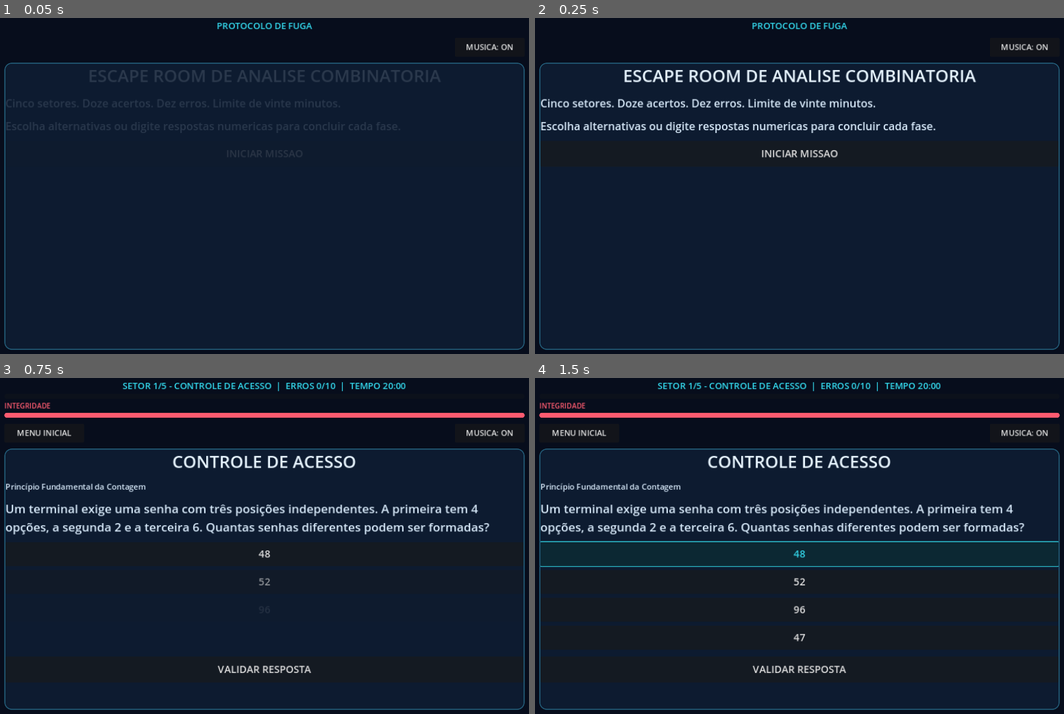
Above: before the commit, frames 1-4 (two rows, left to right).
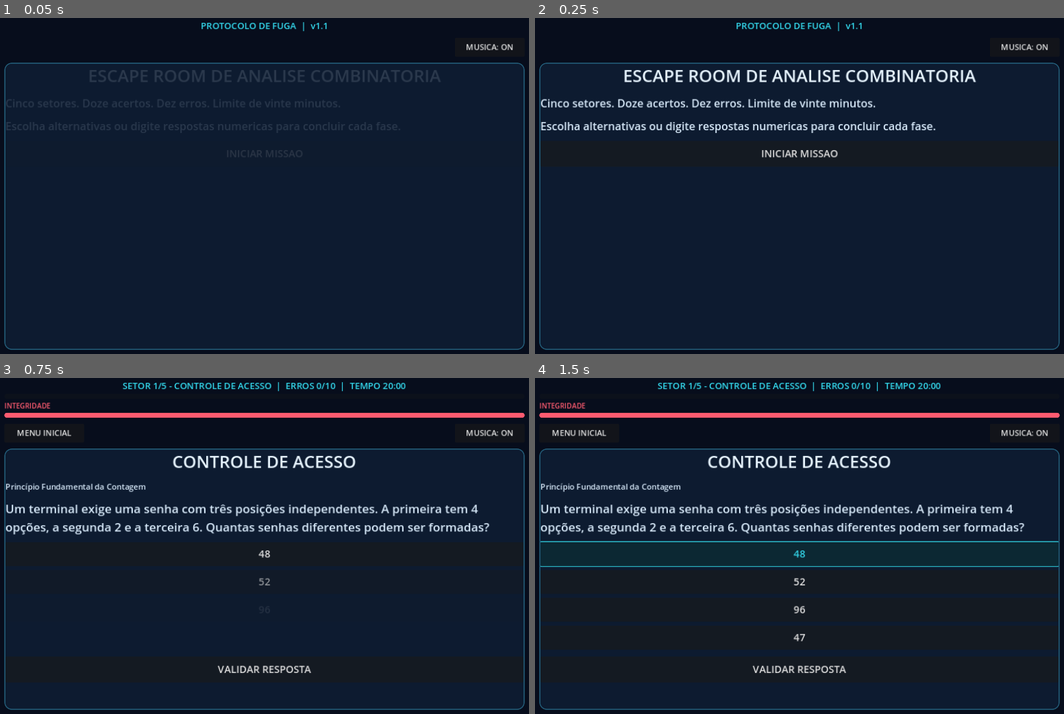
Above: after the commit, the same moments.

Repository: ettoremari/protocolo-de-fuga
Game: Godot game, scene res://main.tscn
Two runs of this game, one before a commit and one after it. Both use one fixed random seed, a clock stepped at 60 frames per second and the inputs below. Video files are missing from this copy of the repository; at most half a second of black plays in their place.
Inputs:
- Up to frame 1 (0.05 s): no input
- Up to frame 2 (0.25 s): no input
- Up to frame 3 (0.75 s): click "INICIAR MISSAO" at 0.5 s
- Up to frame 4 (1.5 s): click "48" at 1.25 s

The runs differ from the first frame. In frame 1, 0.3% of the frame differs, in the area x 38-62%, y 1-5%; in frame 2, 0.3%; in frame 3, nothing differs; in frame 4, nothing differs.

Commit message:
chore: set application version 1.1
Co-authored-by: copilot-swe-agent[bot] <198982749+Copilot@users.noreply.github.com>

Diff:
--- a/project.godot
+++ b/project.godot
@@ -6,6 +6,7 @@
 [application]
 
 config/name="Protocolo de Fuga"
+config/version="1.1"
 run/main_scene="res://main.tscn"
 config/icon="res://assets/icon.png"
 
--- a/scripts/main.gd
+++ b/scripts/main.gd
@@ -457,7 +457,7 @@
 	health_label.visible = false
 	top_row.visible = true
 	_clear_content()
-	status_label.text = "PROTOCOLO DE FUGA"
+	status_label.text = "PROTOCOLO DE FUGA  |  v1.1"
 	progress.value = 0
 	_make_title("ESCAPE ROOM DE ANALISE COMBINATORIA")
 	_make_label("Cinco setores. Doze acertos. Dez erros. Limite de vinte minutos.")
Not shown, changed: export_presets.cfg
